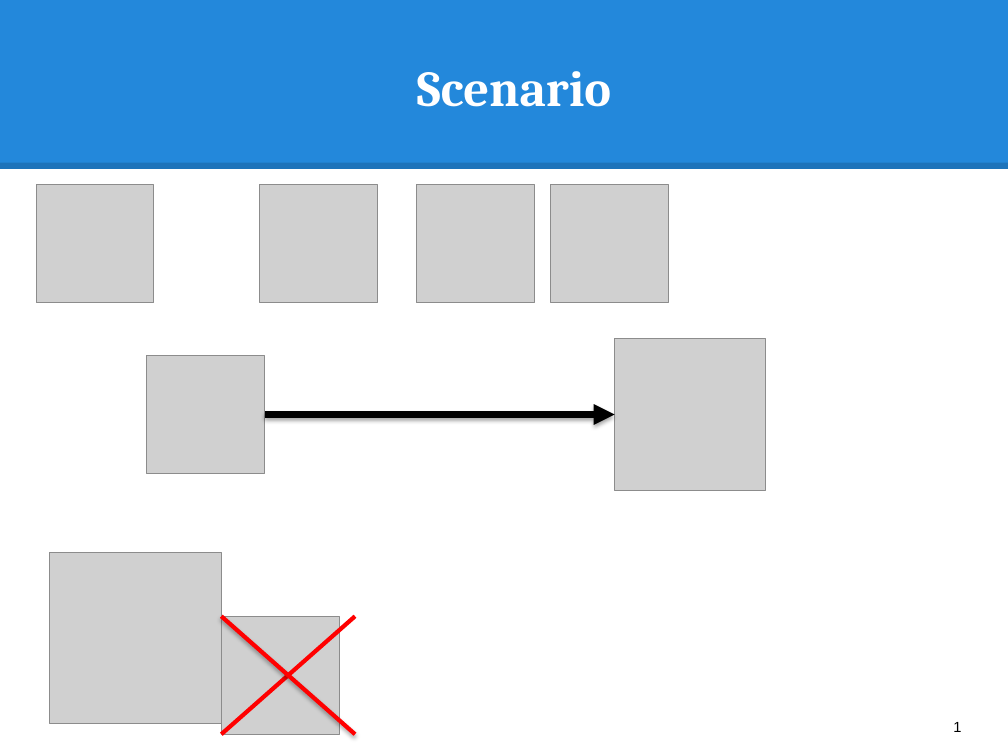
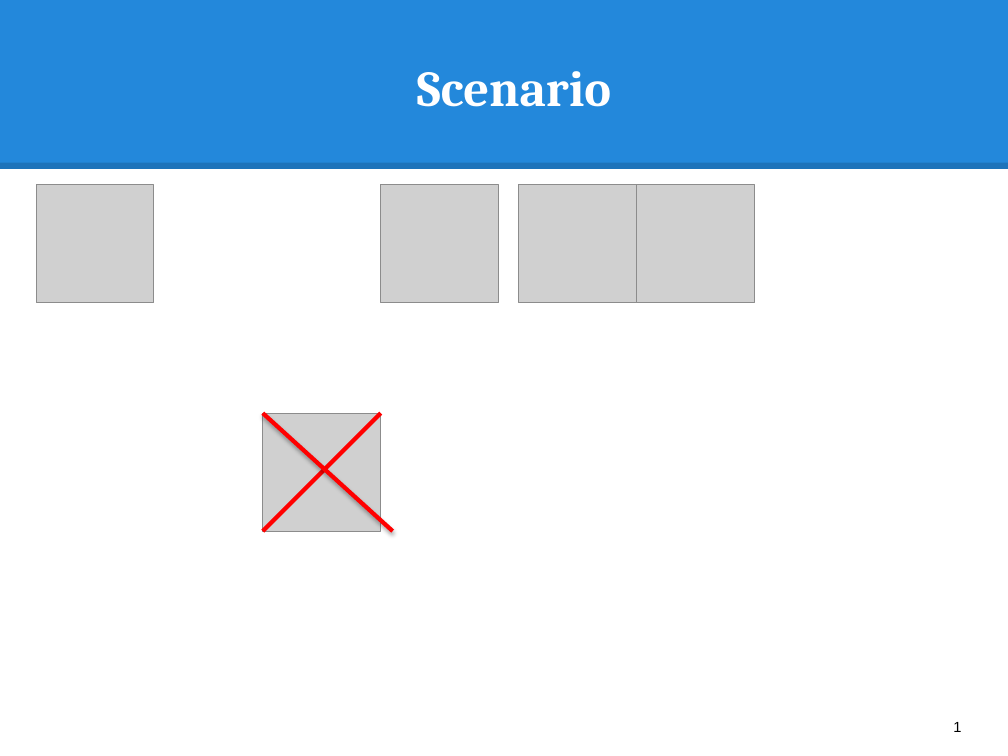
Before and after one commit to hqt/street-router, a slide deck: slide 1 of Document/presentation/search_bus.pptx. Drawn at 1008x756 pixels with LibreOffice and Linux fonts; fonts in the diff are those of the drawing; grey boxes stand for pictures. Boxes give left, top, right and bottom in pixels: in the first picture for what was removed or moved away, otherwise in the second. Text is boxed around its words. In the diff, an @@ line names an element or a change of style, - is before the commit and + after.

```diff
--- a/Document/presentation/search_bus.pptx
+++ b/Document/presentation/search_bus.pptx
@@ picture removed at [260, 184, 378, 302] @@
@@ picture: place and size @@
-picture at [550, 184, 668, 302]
+picture at [381, 184, 499, 302]
@@ picture removed at [416, 184, 534, 302] @@
@@ picture added at [519, 184, 637, 302] @@
@@ picture added at [637, 184, 755, 302] @@
@@ picture removed at [147, 356, 265, 474] @@
@@ picture removed at [615, 339, 766, 490] @@
@@ picture: place and size @@
-picture at [222, 616, 340, 734]
+picture at [263, 413, 381, 531]
@@ line moved from (222, 616) - (355, 734) to (263, 413) - (393, 531) @@
@@ line moved from (355, 616) - (222, 734) to (381, 413) - (263, 531) @@
@@ arrow removed from (265, 414) to (615, 414) @@
@@ picture removed at [50, 552, 222, 724] @@
```
Also in this commit, not shown: 4 other slides changed, 1 other file.
